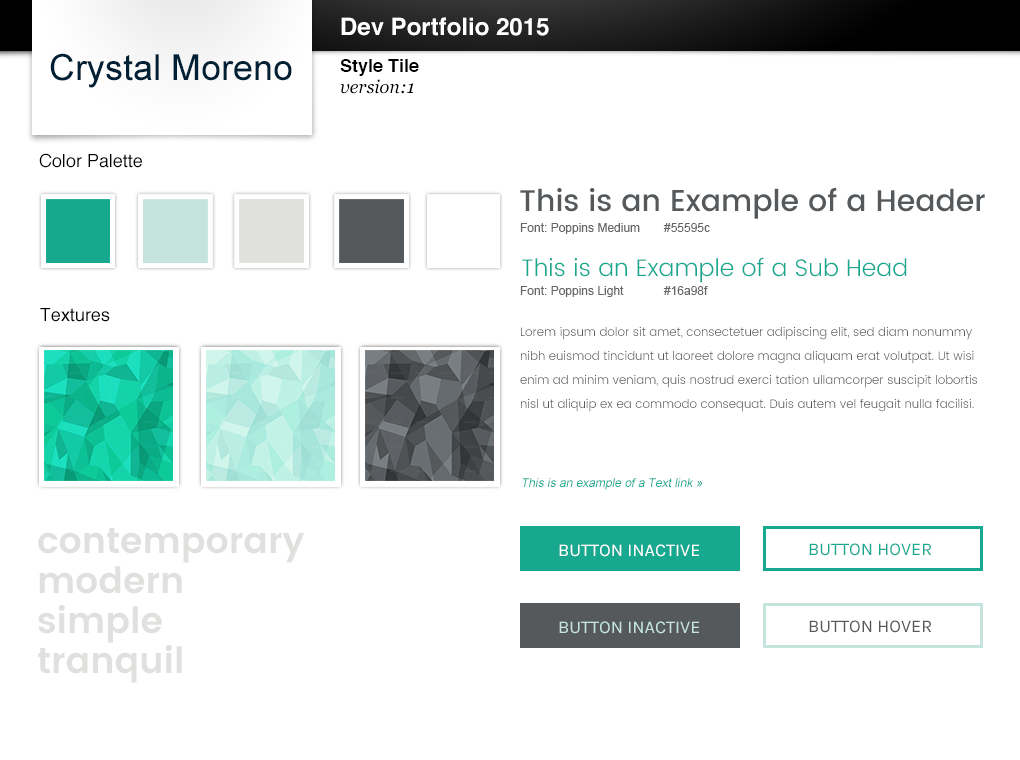
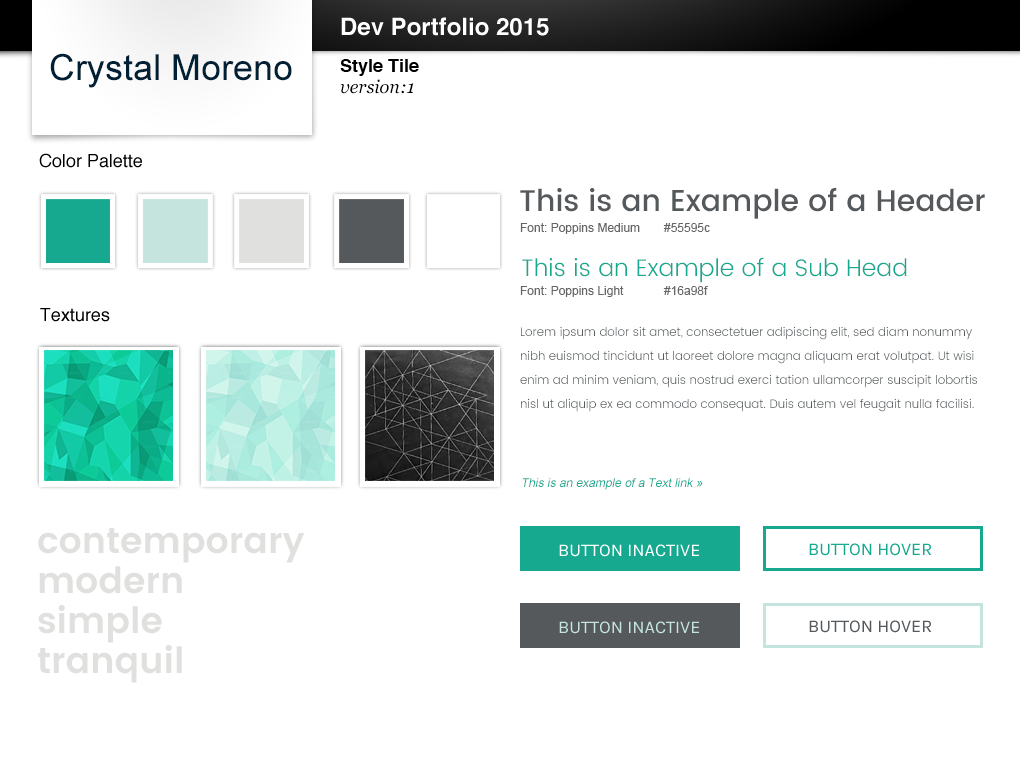
Two versions of the same layered image (1020px x 760px). Layer-by-layer changes:
removed layer "prev1-Abstract-Polygon-Background" (1st of 3, in "Pattern / Textures" › "Pattern Module 1 copy 3" › "Pattern copy 5") (was overlay) from group "Pattern copy 5" over left=365, top=350, right=494, bottom=481
added layer "Layer 7" in group "Pattern copy 5" over left=365, top=350, right=494, bottom=481
